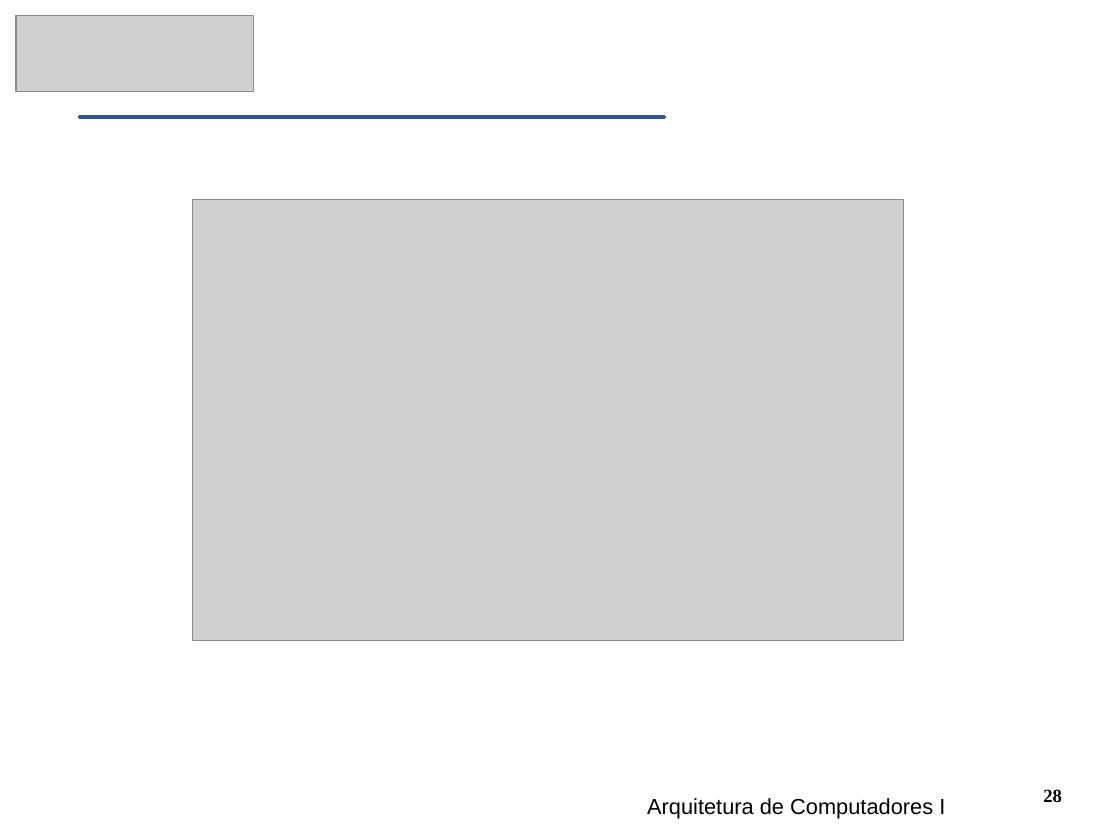
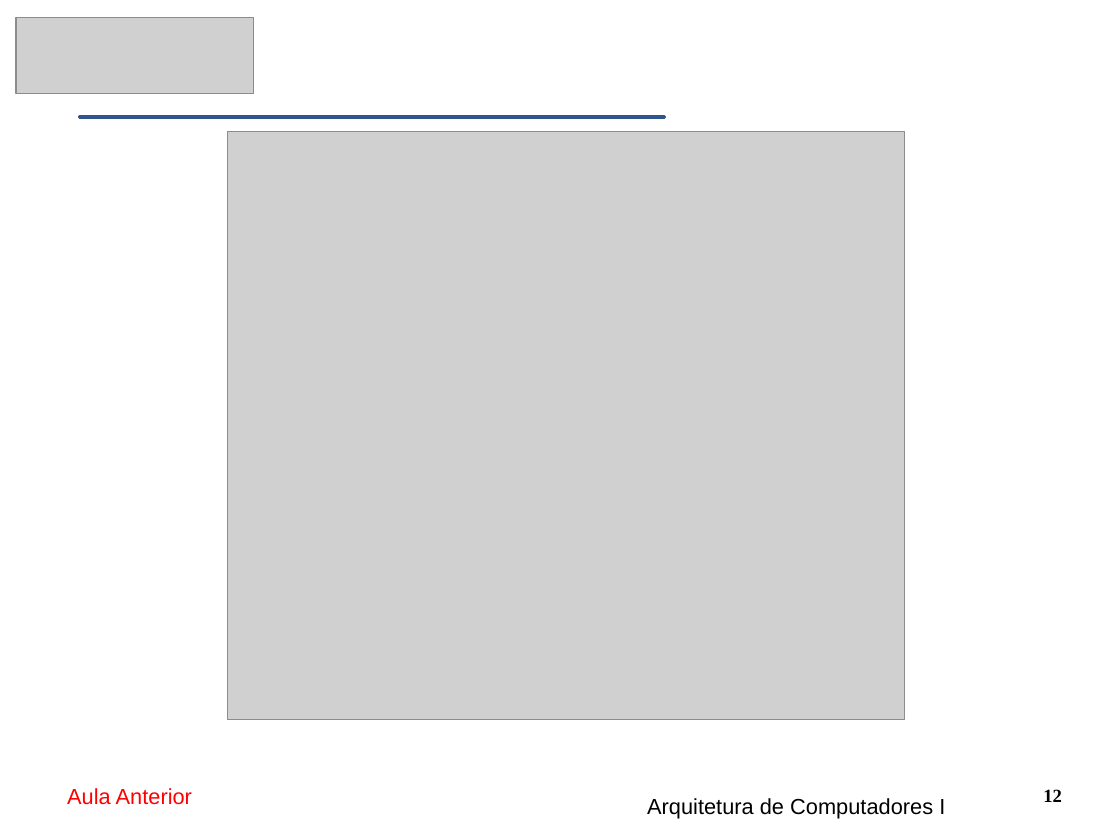
Before and after one commit to CloudEducationBrazil/WydenArquiteturaComputadores, a slide deck: slide 12 of 01 Classes/Aula10 - Arquitetura.pptx (slide 28 before the commit). Drawn at 1120x840 pixels with LibreOffice and Linux fonts; fonts in the diff are those of the drawing; grey boxes stand for pictures. Boxes give left, top, right and bottom in pixels: in the first picture for what was removed or moved away, otherwise in the second. Text is boxed around its words. In the diff, an @@ line names an element or a change of style, - is before the commit and + after.

```diff
--- a/01 Classes/Aula10 - Arquitetura.pptx
+++ b/01 Classes/Aula10 - Arquitetura.pptx
@@ picture: place and size @@
-picture at (193,199,904,641)
+picture at (227,131,905,719)
@@ text added at (67,788,192,805), 14 pt, text #FF0000 @@
+Aula Anterior
@@ page number at (1043,789,1062,802): text changed @@
-28
+12
```
Also in this commit, not shown: 17 other slides changed, 44 slides added, 21 slides removed, 12 other files.
